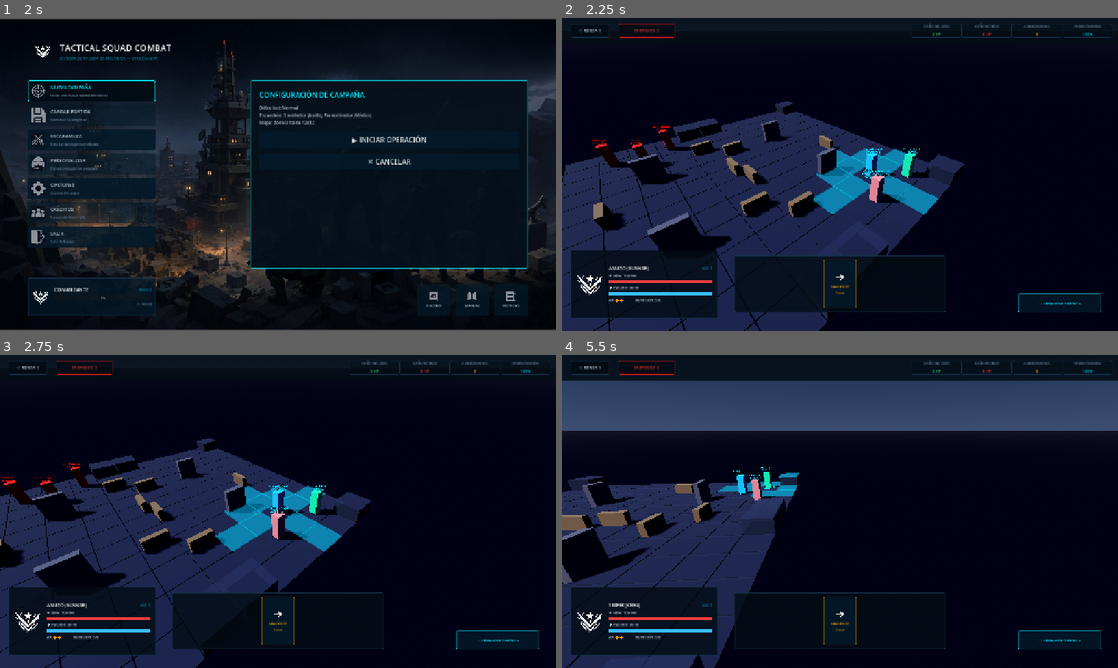
Above: before the commit, frames 1-4 (two rows, left to right).
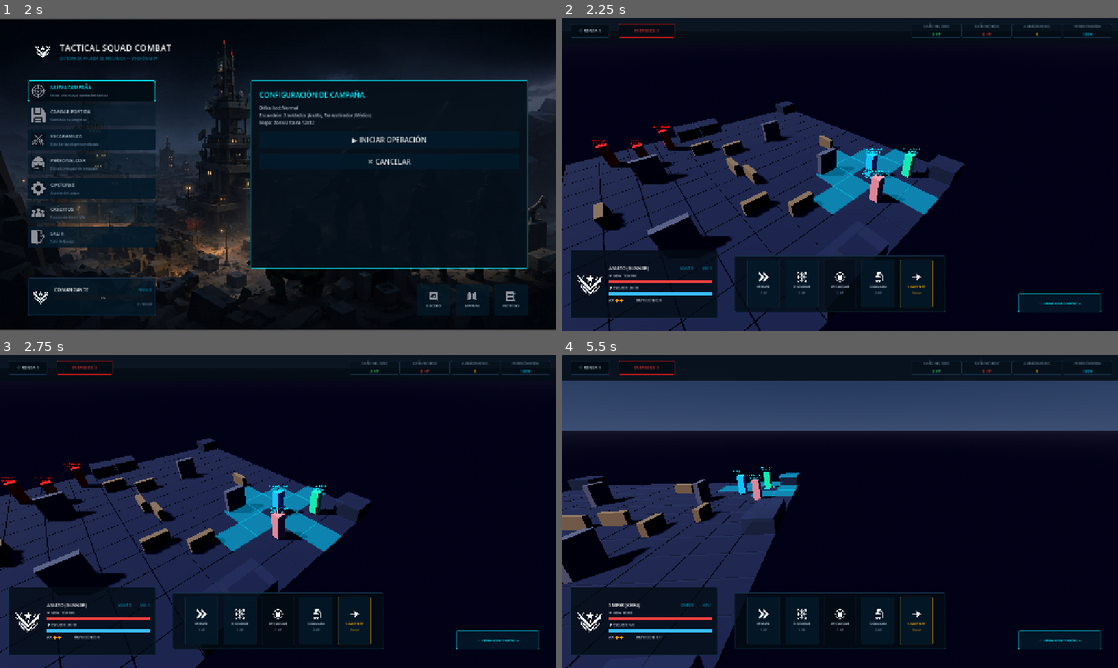
Above: after the commit, the same moments.

Repository: axel-molina/WarTacticGame
Game: Godot game, scene res://scenes/menu/menu_scene.tscn
The game is run twice, just before and just after one commit, with the same random seed, the same clock (stepped at 60 frames per second) and the same inputs.
Inputs (mouse positions are in pixels of both pictures, inside the frame that each line leads up to):
- Up to frame 1 (2 s): click (88, 89) at 0.5 s; click (88, 89) at 1.25 s
- Up to frame 2 (2.25 s): click "▶ INICIAR OPERACIÓN" at 2 s
- Up to frame 3 (2.75 s): no input
- Up to frame 4 (5.5 s): tap Enter at 2.75 s; move the mouse to (962, 495) at 2.77 s; hold Right (ui_right) 2.78-3.5 s; hold Q 2.78-3.5 s; click (962, 495) at 2.92 s; drag from (728, 527) to (812, 574) at 3.52 s; move the mouse to (895, 442) at 4.27 s; hold Right (ui_right) 4.28-5 s; hold Q 4.28-5 s; drag from (812, 574) to (673, 464) at 5.02 s

Frame 1 is identical in both runs. In frame 2, 0.5% of the frame differs, in the area x 13-67%, y 77-93%; in frame 3, 0.5%; in frame 4, 0.6%, in the area x 11-67%, y 77-93%.
Error before the commit: Invalid assignment of property or key 'text' with value of type 'String' on a base object of type 'null instance'. (res://scripts/ui/hud_controller.gd:142)

Commit message:
Fix label_class node pathway in HUDController to prevent runtime null pointer crash

Diff:
--- a/tactical-squad-combat/scripts/ui/hud_controller.gd
+++ b/tactical-squad-combat/scripts/ui/hud_controller.gd
@@ -3,7 +3,7 @@
 
 @onready var panel_info: PanelContainer = $InfoPanel
 @onready var label_soldier: Label = $InfoPanel/Margin/HBox/VBox/HBoxHeader/LabelSoldier
-@onready var label_class: Label = $InfoPanel/Margin/VBox/HBoxHeader/LabelClass
+@onready var label_class: Label = $InfoPanel/Margin/HBox/VBox/HBoxHeader/LabelClass
 @onready var label_hp: Label = $InfoPanel/Margin/HBox/VBox/LabelHP
 @onready var hp_bar: ProgressBar = $InfoPanel/Margin/HBox/VBox/HPBar
 @onready var label_shield: Label = $InfoPanel/Margin/HBox/VBox/LabelShield
